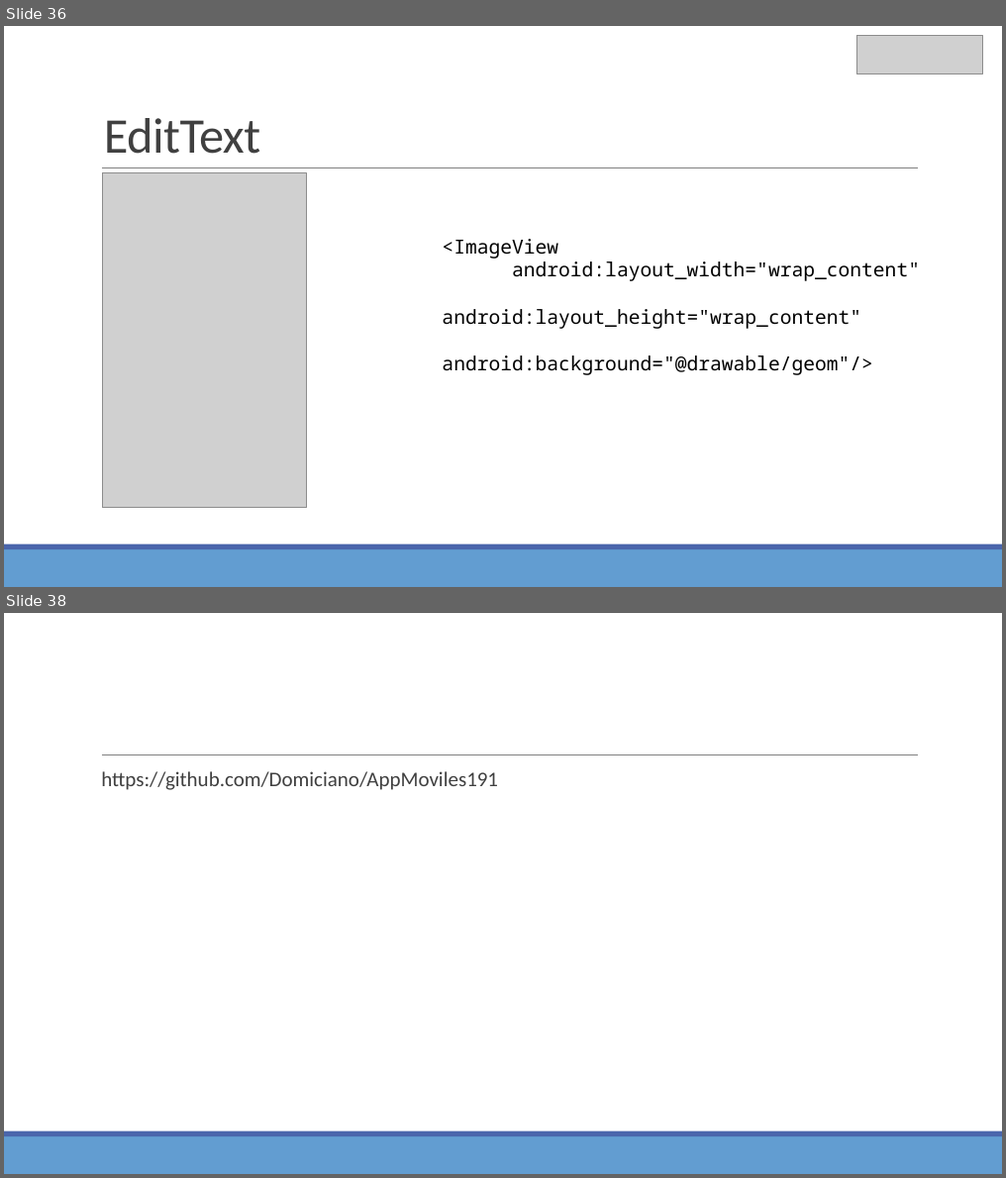
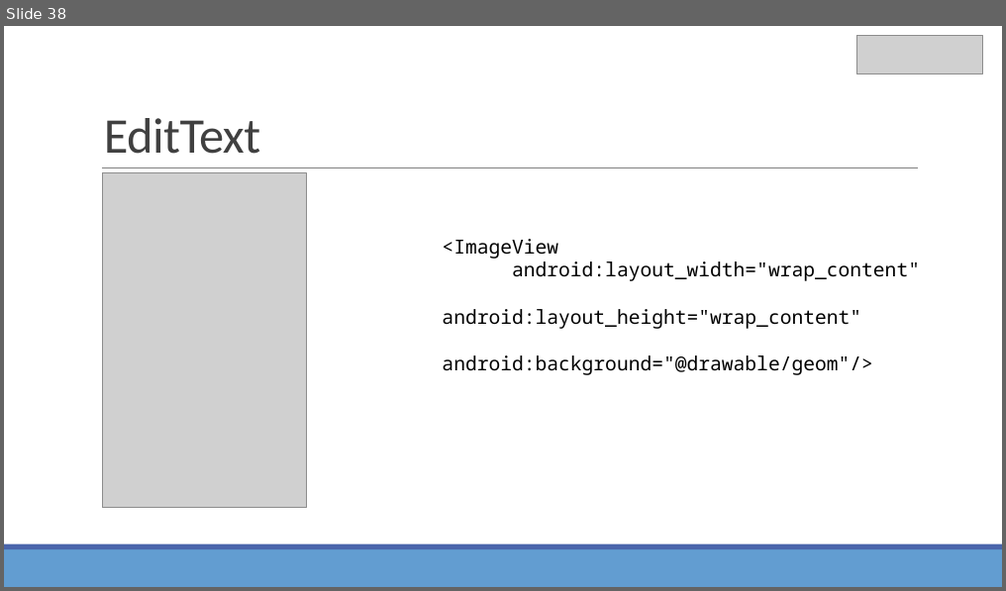
Before and after one commit to Domiciano/AppMoviles192, a slide deck: Clase1/Clase 1.pptx. Shown one above the other, each under a label of ours: slides 36 and 38 before the commit, slide 38 after it; the slides between them are not shown. The pictures are 1006x1178 and 1006x591 pixels, drawn with LibreOffice and Linux fonts; fonts in the diff are those of the drawing; grey boxes stand for pictures. Boxes give left, top, right and bottom in pixels: in the first picture for what was removed or moved away, otherwise in the second. Text is boxed around its words. In the diff, an @@ line names an element or a change of style, - is before the commit and + after.

```diff
--- a/Clase1/Clase 1.pptx
+++ b/Clase1/Clase 1.pptx
@@ slide 38 removed at [4, 613, 1002, 1174], background #FFFFFF; not listed: 3 template elements that a slide beside it also shows @@
@@ text removed at [101, 771, 498, 790] @@
-  https://github.com/Domiciano/AppMoviles191
@@ what was slide 36 is now slide 38 @@
```
Also in this commit, not shown: 3 slides changed, 3 slides added, 1 other slide removed, 3 other files.
